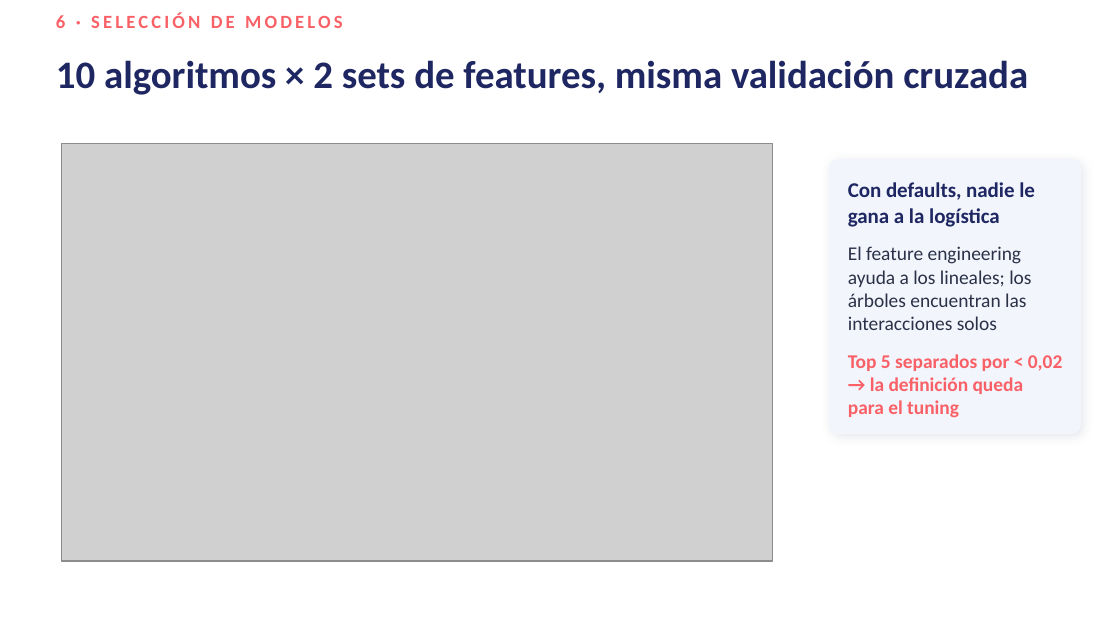
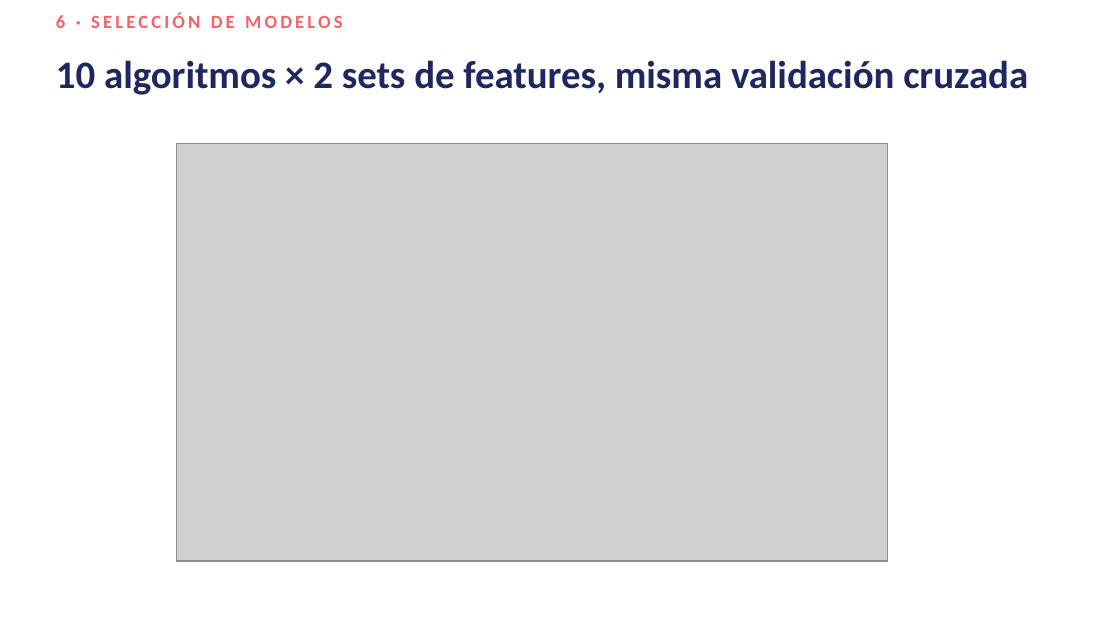
Before and after one commit to FelipeTamaki/Final-Predictivo-Churn, a slide deck: slide 10 of Presentacion_Final_Churn.pptx. Drawn at 1120x630 pixels with LibreOffice and Linux fonts; fonts in the diff are those of the drawing; grey boxes stand for pictures. Boxes give left, top, right and bottom in pixels: in the first picture for what was removed or moved away, otherwise in the second. Text is boxed around its words. In the diff, an @@ line names an element or a change of style, - is before the commit and + after.

```diff
--- a/Presentacion_Final_Churn.pptx
+++ b/Presentacion_Final_Churn.pptx
@@ picture: place and size @@
-picture at [62, 143, 773, 561]
+picture at [177, 143, 888, 561]
@@ rounded rectangle removed at [829, 159, 1081, 433] @@
@@ text removed at [848, 182, 1062, 418] @@
-Con defaults, nadie le gana a la logística
-El feature engineering ayuda a los lineales; los árboles encuentran las interacciones solos
-Top 5 separados por < 0,02 → la definición queda para el tuning
```
Also in this commit, not shown: 8 other slides changed.
